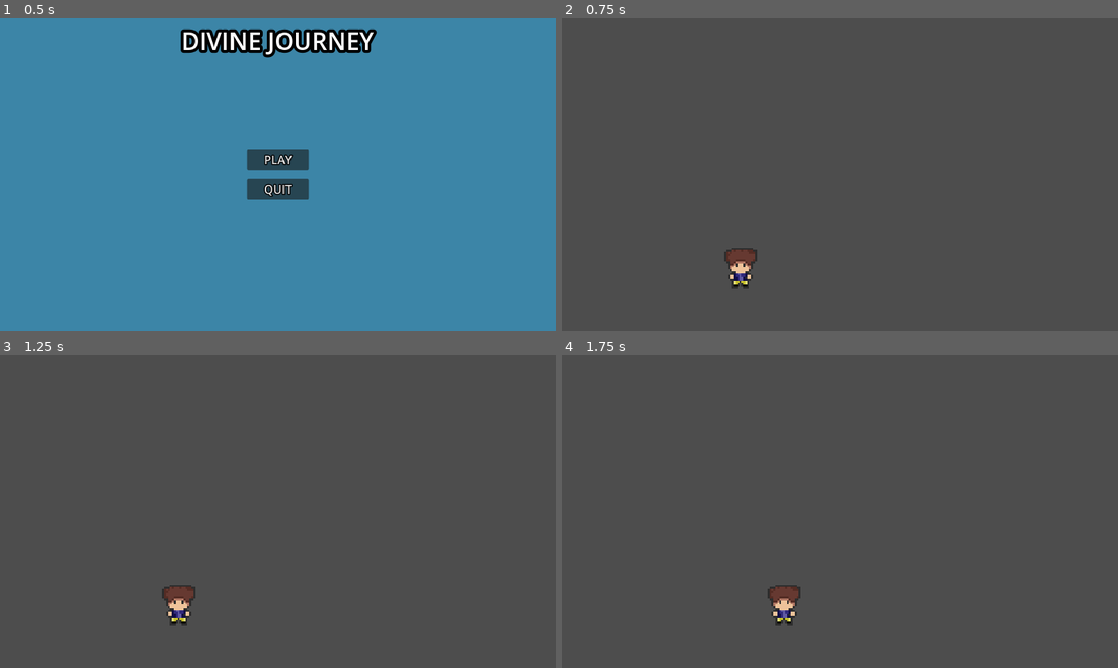
Above: before the commit, frames 1-4 (two rows, left to right).
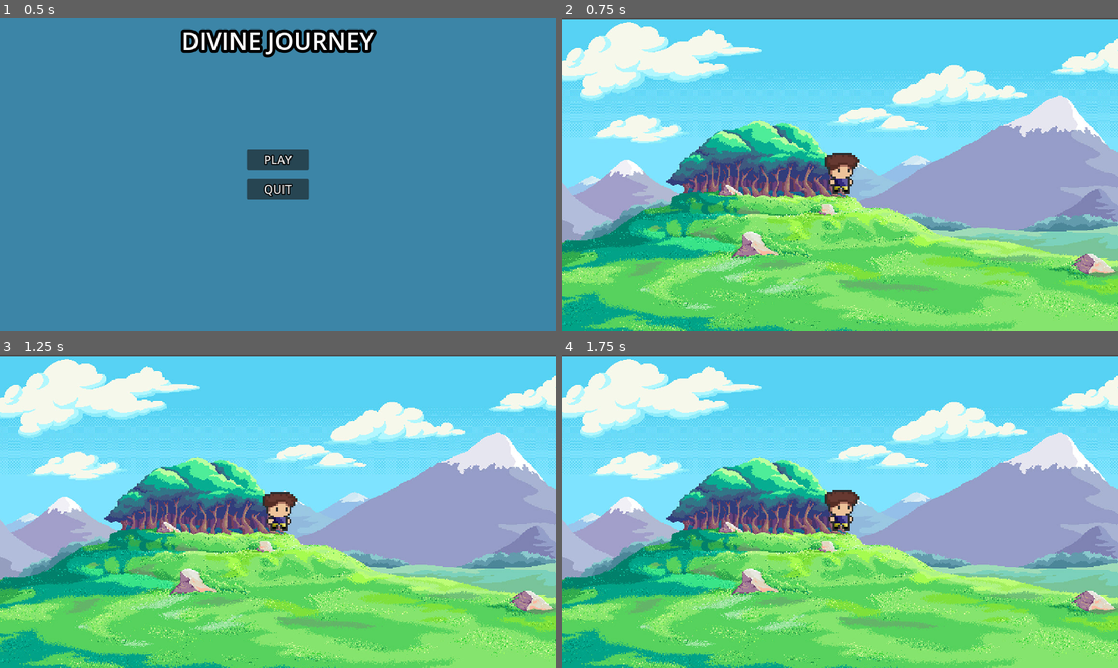
Above: after the commit, the same moments.

Repository: JoanMaceo02/Divine-Journey
Game: Godot game, scene res://Scenes/main_menu.tscn
The game is run twice, just before and just after one commit, with the same random seed, the same clock (stepped at 60 frames per second) and the same inputs.
Inputs:
- Up to frame 1 (0.5 s): no input
- Up to frame 2 (0.75 s): click "PLAY" at 0.5 s
- Up to frame 3 (1.25 s): no input
- Up to frame 4 (1.75 s): hold Right (ui_right) from 1.28 s (still down)

Frame 1 is identical in both runs. In frame 2, 100% of the frame differs, in the area x 0-100%, y 0-100%; in frame 3, 100%; in frame 4, 100%.

Commit message:
Commit de las animaciones de movimiento
Este commit tiene la base del movimiento del jugador y una cámara básica

Diff:
--- a/Scenes/mainScene.tscn
+++ b/Scenes/mainScene.tscn
@@ -1,7 +1,14 @@
-[gd_scene load_steps=2 format=3 uid="uid://cgqgg6t4ox8pe"]
+[gd_scene load_steps=3 format=3 uid="uid://cgqgg6t4ox8pe"]
 
 [ext_resource type="PackedScene" uid="uid://be2yfq5ii3qsm" path="res://Scenes/player.tscn" id="1_dnvml"]
+[ext_resource type="Texture2D" uid="uid://cskqjcyjlimwl" path="res://Assets/01073865290819.5d61d475f0072.jpg" id="2_2yi2q"]
 
 [node name="World" type="Node2D"]
 
 [node name="Player" parent="." instance=ExtResource("1_dnvml")]
+z_index = 1
+position = Vector2(584, 320)
+
+[node name="01073865290819_5d61d475f0072" type="Sprite2D" parent="."]
+position = Vector2(600, 328)
+texture = ExtResource("2_2yi2q")
--- a/Scenes/player.tscn
+++ b/Scenes/player.tscn
@@ -1,10 +1,34 @@
-[gd_scene load_steps=24 format=3 uid="uid://be2yfq5ii3qsm"]
+[gd_scene load_steps=64 format=3 uid="uid://be2yfq5ii3qsm"]
 
 [ext_resource type="Texture2D" uid="uid://c220mq3lup200" path="res://Assets/Player/Player Front Idle/Player Front Idle.png" id="1_5h5u5"]
 [ext_resource type="Script" path="res://Scripts/player.gd" id="1_ttxdg"]
 [ext_resource type="Texture2D" uid="uid://cax1vxolfyofd" path="res://Assets/Player/Player Back Idle/Player Back Idle.png" id="2_rsmus"]
+[ext_resource type="Texture2D" uid="uid://dmr87nkchgj5d" path="res://Assets/Player/Player Back Punch/Player Back Punch.png" id="2_ssmj1"]
 [ext_resource type="Texture2D" uid="uid://dso6hknken6wl" path="res://Assets/Player/Player Left Idle/Player Left Idle.png" id="4_obqo0"]
+[ext_resource type="Texture2D" uid="uid://cnn77vodarwn0" path="res://Assets/Player/Player Back Walk/Player Back Walk.png" id="4_y001j"]
+[ext_resource type="Texture2D" uid="uid://ce21w14g8g3w5" path="res://Assets/Player/Player Front Punch/Player Front Punch.png" id="5_aols8"]
 [ext_resource type="Texture2D" uid="uid://mprb8s0tt20o" path="res://Assets/Player/Player Right Idle/Right Idle Player.png" id="5_hrlpx"]
+[ext_resource type="Texture2D" uid="uid://bhw0ovxb1o53r" path="res://Assets/Player/Player Front Walk/Player Front Walk.png" id="7_hp25u"]
+[ext_resource type="Texture2D" uid="uid://c3c64opljqiv3" path="res://Assets/Player/Player Left Punch/Player Left Punch.png" id="8_ees6c"]
+[ext_resource type="Texture2D" uid="uid://bk485qm5gbd34" path="res://Assets/Player/Player Left Walk/Player Left Walk.png" id="10_ok68e"]
+[ext_resource type="Texture2D" uid="uid://dlveg4f7fw2b0" path="res://Assets/Player/Player Right Punch/Player Right Punch.png" id="11_vhovg"]
+[ext_resource type="Texture2D" uid="uid://ba0hv3s5wvqvw" path="res://Assets/Player/Player Right Walk/Player Right Walk.png" id="13_bob6y"]
+
+[sub_resource type="AtlasTexture" id="AtlasTexture_3l2rb"]
+atlas = ExtResource("2_ssmj1")
+region = Rect2(0, 0, 128, 128)
+
+[sub_resource type="AtlasTexture" id="AtlasTexture_al0yi"]
+atlas = ExtResource("2_ssmj1")
+region = Rect2(128, 0, 128, 128)
+
+[sub_resource type="AtlasTexture" id="AtlasTexture_xxklv"]
+atlas = ExtResource("2_ssmj1")
+region = Rect2(256, 0, 128, 128)
+
+[sub_resource type="AtlasTexture" id="AtlasTexture_w4jh5"]
+atlas = ExtResource("2_ssmj1")
+region = Rect2(384, 0, 128, 128)
 
 [sub_resource type="AtlasTexture" id="AtlasTexture_xg3iv"]
 atlas = ExtResource("2_rsmus")
@@ -22,6 +46,38 @@
 atlas = ExtResource("2_rsmus")
 region = Rect2(384, 0, 128, 128)
 
+[sub_resource type="AtlasTexture" id="AtlasTexture_6f2r3"]
+atlas = ExtResource("4_y001j")
+region = Rect2(0, 0, 128, 128)
+
+[sub_resource type="AtlasTexture" id="AtlasTexture_516ef"]
+atlas = ExtResource("4_y001j")
+region = Rect2(128, 0, 128, 128)
+
+[sub_resource type="AtlasTexture" id="AtlasTexture_vjh7c"]
+atlas = ExtResource("4_y001j")
+region = Rect2(256, 0, 128, 128)
+
+[sub_resource type="AtlasTexture" id="AtlasTexture_ur6a6"]
+atlas = ExtResource("4_y001j")
+region = Rect2(384, 0, 128, 128)
+
+[sub_resource type="AtlasTexture" id="AtlasTexture_ihqme"]
+atlas = ExtResource("5_aols8")
+region = Rect2(0, 0, 128, 128)
+
+[sub_resource type="AtlasTexture" id="AtlasTexture_60smg"]
+atlas = ExtResource("5_aols8")
+region = Rect2(128, 0, 128, 128)
+
+[sub_resource type="AtlasTexture" id="AtlasTexture_ab05e"]
+atlas = ExtResource("5_aols8")
+region = Rect2(256, 0, 128, 128)
+
+[sub_resource type="AtlasTexture" id="AtlasTexture_tublv"]
+atlas = ExtResource("5_aols8")
+region = Rect2(384, 0, 128, 128)
+
 [sub_resource type="AtlasTexture" id="AtlasTexture_g1l1d"]
 atlas = ExtResource("1_5h5u5")
 region = Rect2(0, 0, 128, 128)
@@ -38,20 +94,84 @@
 atlas = ExtResource("1_5h5u5")
 region = Rect2(384, 0, 128, 128)
 
-[sub_resource type="AtlasTexture" id="AtlasTexture_f7lam"]
+[sub_resource type="AtlasTexture" id="AtlasTexture_ta7yo"]
+atlas = ExtResource("7_hp25u")
+region = Rect2(0, 0, 128, 128)
+
+[sub_resource type="AtlasTexture" id="AtlasTexture_45men"]
+atlas = ExtResource("7_hp25u")
+region = Rect2(128, 0, 128, 128)
+
+[sub_resource type="AtlasTexture" id="AtlasTexture_28c0q"]
+atlas = ExtResource("7_hp25u")
+region = Rect2(256, 0, 128, 128)
+
+[sub_resource type="AtlasTexture" id="AtlasTexture_mfedn"]
+atlas = ExtResource("7_hp25u")
+region = Rect2(384, 0, 128, 128)
+
+[sub_resource type="AtlasTexture" id="AtlasTexture_o86bf"]
+atlas = ExtResource("8_ees6c")
+region = Rect2(0, 0, 128, 128)
+
+[sub_resource type="AtlasTexture" id="AtlasTexture_2bm6q"]
+atlas = ExtResource("8_ees6c")
+region = Rect2(128, 0, 128, 128)
+
+[sub_resource type="AtlasTexture" id="AtlasTexture_34a7x"]
+atlas = ExtResource("8_ees6c")
+region = Rect2(256, 0, 128, 128)
+
+[sub_resource type="AtlasTexture" id="AtlasTexture_7fw6a"]
+atlas = ExtResource("8_ees6c")
+region = Rect2(384, 0, 128, 128)
+
+[sub_resource type="AtlasTexture" id="AtlasTexture_gpkci"]
 atlas = ExtResource("4_obqo0")
 region = Rect2(0, 0, 128, 128)
 
-[sub_resource type="AtlasTexture" id="AtlasTexture_yu5th"]
+[sub_resource type="AtlasTexture" id="AtlasTexture_h8gtp"]
 atlas = ExtResource("4_obqo0")
 region = Rect2(128, 0, 128, 128)
 
-[sub_resource type="AtlasTexture" id="AtlasTexture_t3xgp"]
+[sub_resource type="AtlasTexture" id="AtlasTexture_gwws1"]
 atlas = ExtResource("4_obqo0")
 region = Rect2(256, 0, 128, 128)
 
-[sub_resource type="AtlasTexture" id="AtlasTexture_af7yy"]
+[sub_resource type="AtlasTexture" id="AtlasTexture_8rvck"]
 atlas = ExtResource("4_obqo0")
+region = Rect2(384, 0, 128, 128)
+
+[sub_resource type="AtlasTexture" id="AtlasTexture_1d705"]
+atlas = ExtResource("10_ok68e")
+region = Rect2(0, 0, 128, 128)
+
+[sub_resource type="AtlasTexture" id="AtlasTexture_4xu20"]
+atlas = ExtResource("10_ok68e")
+region = Rect2(128, 0, 128, 128)
+
+[sub_resource type="AtlasTexture" id="AtlasTexture_6nm5h"]
+atlas = ExtResource("10_ok68e")
+region = Rect2(256, 0, 128, 128)
+
+[sub_resource type="AtlasTexture" id="AtlasTexture_cf5gb"]
+atlas = ExtResource("10_ok68e")
+region = Rect2(384, 0, 128, 128)
+
+[sub_resource type="AtlasTexture" id="AtlasTexture_vjrek"]
+atlas = ExtResource("11_vhovg")
+region = Rect2(0, 0, 128, 128)
+
+[sub_resource type="AtlasTexture" id="AtlasTexture_qopre"]
+atlas = ExtResource("11_vhovg")
+region = Rect2(128, 0, 128, 128)
+
+[sub_resource type="AtlasTexture" id="AtlasTexture_21qe2"]
+atlas = ExtResource("11_vhovg")
+region = Rect2(256, 0, 128, 128)
+
+[sub_resource type="AtlasTexture" id="AtlasTexture_hehyy"]
+atlas = ExtResource("11_vhovg")
 region = Rect2(384, 0, 128, 128)
 
 [sub_resource type="AtlasTexture" id="AtlasTexture_hjdui"]
@@ -70,10 +190,43 @@
 atlas = ExtResource("5_hrlpx")
 region = Rect2(384, 0, 128, 128)
 
+[sub_resource type="AtlasTexture" id="AtlasTexture_44lvp"]
+atlas = ExtResource("13_bob6y")
+region = Rect2(0, 0, 128, 128)
+
+[sub_resource type="AtlasTexture" id="AtlasTexture_sxbjb"]
+atlas = ExtResource("13_bob6y")
+region = Rect2(128, 0, 128, 128)
+
+[sub_resource type="AtlasTexture" id="AtlasTexture_h3vqa"]
+atlas = ExtResource("13_bob6y")
+region = Rect2(256, 0, 128, 128)
+
+[sub_resource type="AtlasTexture" id="AtlasTexture_818ev"]
+atlas = ExtResource("13_bob6y")
+region = Rect2(384, 0, 128, 128)
+
 [sub_resource type="SpriteFrames" id="SpriteFrames_ymumt"]
 animations = [{
 "frames": [{
 "duration": 1.0,
+"texture": SubResource("AtlasTexture_3l2rb")
+}, {
+"duration": 1.0,
+"texture": SubResource("AtlasTexture_al0yi")
+}, {
+"duration": 1.0,
+"texture": SubResource("AtlasTexture_xxklv")
+}, {
+"duration": 1.0,
+"texture": SubResource("AtlasTexture_w4jh5")
+}],
+"loop": true,
+"name": &"back_basic_attack",
+"speed": 4.0
+}, {
+"frames": [{
+"duration": 1.0,
 "texture": SubResource("AtlasTexture_xg3iv")
 }, {
 "duration": 1.0,
@@ -91,6 +244,40 @@
 }, {
 "frames": [{
 "duration": 1.0,
+"texture": SubResource("AtlasTexture_6f2r3")
+}, {
+"duration": 1.0,
+"texture": SubResource("AtlasTexture_516ef")
+}, {
+"duration": 1.0,
+"texture": SubResource("AtlasTexture_vjh7c")
+}, {
+"duration": 1.0,
+"texture": SubResource("AtlasTexture_ur6a6")
+}],
+"loop": true,
+"name": &"back_walk",
+"speed": 4.0
+}, {
+"frames": [{
+"duration": 1.0,
+"texture": SubResource("AtlasTexture_ihqme")
+}, {
+"duration": 1.0,
+"texture": SubResource("AtlasTexture_60smg")
+}, {
+"duration": 1.0,
+"texture": SubResource("AtlasTexture_ab05e")
+}, {
+"duration": 1.0,
+"texture": SubResource("AtlasTexture_tublv")
+}],
+"loop": true,
+"name": &"front_basic_attack",
+"speed": 4.0
+}, {
+"frames": [{
+"duration": 1.0,
 "texture": SubResource("AtlasTexture_g1l1d")
 }, {
 "duration": 1.0,
@@ -108,16 +295,50 @@
 }, {
 "frames": [{
 "duration": 1.0,
-"texture": SubResource("AtlasTexture_f7lam")
-}, {
-"duration": 1.0,
-"texture": SubResource("AtlasTexture_yu5th")
-}, {
-"duration": 1.0,
-"texture": SubResource("AtlasTexture_t3xgp")
-}, {
-"duration": 1.0,
-"texture": SubResource("AtlasTexture_af7yy")
+"texture": SubResource("AtlasTexture_ta7yo")
+}, {
+"duration": 1.0,
+"texture": SubResource("AtlasTexture_45men")
+}, {
+"duration": 1.0,
+"texture": SubResource("AtlasTexture_28c0q")
+}, {
+"duration": 1.0,
+"texture": SubResource("AtlasTexture_mfedn")
+}],
+"loop": true,
+"name": &"front_walk",
+"speed": 4.0
+}, {
+"frames": [{
+"duration": 1.0,
+"texture": SubResource("AtlasTexture_o86bf")
+}, {
+"duration": 1.0,
+"texture": SubResource("AtlasTexture_2bm6q")
+}, {
+"duration": 1.0,
+"texture": SubResource("AtlasTexture_34a7x")
+}, {
+"duration": 1.0,
+"texture": SubResource("AtlasTexture_7fw6a")
+}],
+"loop": true,
+"name": &"left_basic_attack",
+"speed": 4.0
+}, {
+"frames": [{
+"duration": 1.0,
+"texture": SubResource("AtlasTexture_gpkci")
+}, {
+"duration": 1.0,
+"texture": SubResource("AtlasTexture_h8gtp")
+}, {
+"duration": 1.0,
+"texture": SubResource("AtlasTexture_gwws1")
+}, {
+"duration": 1.0,
+"texture": SubResource("AtlasTexture_8rvck")
 }],
 "loop": true,
 "name": &"left_idle",
@@ -125,6 +346,40 @@
 }, {
 "frames": [{
 "duration": 1.0,
+"texture": SubResource("AtlasTexture_1d705")
+}, {
+"duration": 1.0,
+"texture": SubResource("AtlasTexture_4xu20")
+}, {
+"duration": 1.0,
+"texture": SubResource("AtlasTexture_6nm5h")
+}, {
+"duration": 1.0,
+"texture": SubResource("AtlasTexture_cf5gb")
+}],
+"loop": true,
+"name": &"left_walk",
+"speed": 4.0
+}, {
+"frames": [{
+"duration": 1.0,
+"texture": SubResource("AtlasTexture_vjrek")
+}, {
+"duration": 1.0,
+"texture": SubResource("AtlasTexture_qopre")
+}, {
+"duration": 1.0,
+"texture": SubResource("AtlasTexture_21qe2")
+}, {
+"duration": 1.0,
+"texture": SubResource("AtlasTexture_hehyy")
+}],
+"loop": true,
+"name": &"right_basic_attack",
+"speed": 4.0
+}, {
+"frames": [{
+"duration": 1.0,
 "texture": SubResource("AtlasTexture_hjdui")
 }, {
 "duration": 1.0,
@@ -138,6 +393,23 @@
 }],
 "loop": true,
 "name": &"right_idle",
+"speed": 4.0
+}, {
+"frames": [{
+"duration": 1.0,
+"texture": SubResource("AtlasTexture_44lvp")
+}, {
+"duration": 1.0,
+"texture": SubResource("AtlasTexture_sxbjb")
+}, {
+"duration": 1.0,
+"texture": SubResource("AtlasTexture_h3vqa")
+}, {
+"duration": 1.0,
+"texture": SubResource("AtlasTexture_818ev")
+}],
+"loop": true,
+"name": &"right_walk",
 "speed": 4.0
 }]
 
@@ -149,11 +421,11 @@
 
 [node name="Sprite2D" type="AnimatedSprite2D" parent="."]
 texture_filter = 1
-position = Vector2(376, 536)
+position = Vector2(8, 16)
 sprite_frames = SubResource("SpriteFrames_ymumt")
-animation = &"front_idle"
-frame_progress = 0.426144
+animation = &"left_basic_attack"
 
 [node name="CollisionShape2D" type="CollisionShape2D" parent="."]
-position = Vector2(368, 520)
 shape = SubResource("RectangleShape2D_fr4sk")
+
+[node name="Camera2D" type="Camera2D" parent="."]
--- a/Scripts/player.gd
+++ b/Scripts/player.gd
@@ -1,8 +1,13 @@
 extends CharacterBody2D
 
-@export var speed = 200
+@export var speed = 300
+var current_dir = "none"
 
 var input = Vector2.ZERO
+
+
+func _ready():
+	$Sprite2D.play("right_idle")
 
 func _physics_process(delta):
 	player_movement(delta)
@@ -10,14 +15,16 @@
 
 func get_input():
 	# -1 is left 1 is right
-	input.x = int(Input.is_action_pressed("ui_right")) - int(Input.is_action_pressed("ui_left"))
+	input.x = int(Input.is_action_pressed("move_right")) - int(Input.is_action_pressed("move_left"))
 	# -1 is up 1 is down
-	input.y = int(Input.is_action_pressed("ui_down")) - int(Input.is_action_pressed("ui_up"))
+	input.y = int(Input.is_action_pressed("move_down")) - int(Input.is_action_pressed("move_up"))
+	# Normalizar el input para que al apretar dos botones a la vez no vaya más rápido
 	return input.normalized()
 
 
 func player_movement(delta):
 	input = get_input()
+	play_animation(input)
 
 	if input == Vector2.ZERO:
 		velocity = Vector2.ZERO
@@ -26,3 +33,31 @@
 		velocity = input * speed
 
 	move_and_slide()
+
+
+func play_animation(movement):
+	var anim = $Sprite2D
+	if movement.x > 0:
+		current_dir = "right"
+		anim.play("right_walk")
+	elif movement.x < 0:
+		current_dir = "left"
+		anim.play("left_walk")
+	elif movement.y < 0:
+		current_dir = "up"
+		anim.play("back_walk")
+	elif movement.y > 0:
+		current_dir = "down"
+		anim.play("front_walk")
+
+	# Match es como un switch
+	else:
+		match current_dir:
+			"right":
+				anim.play("right_idle")
+			"left":
+				anim.play("left_idle")
+			"up":
+				anim.play("back_idle")
+			"down":
+				anim.play("front_idle")
--- a/project.godot
+++ b/project.godot
@@ -19,6 +19,29 @@
 
 window/stretch/mode="canvas_items"
 
+[input]
+
+move_left={
+"deadzone": 0.5,
+"events": [Object(InputEventKey,"resource_local_to_scene":false,"resource_name":"","device":-1,"window_id":0,"alt_pressed":false,"shift_pressed":false,"ctrl_pressed":false,"meta_pressed":false,"pressed":false,"keycode":0,"physical_keycode":65,"key_label":0,"unicode":97,"echo":false,"script":null)
+]
+}
+move_right={
+"deadzone": 0.5,
+"events": [Object(InputEventKey,"resource_local_to_scene":false,"resource_name":"","device":-1,"window_id":0,"alt_pressed":false,"shift_pressed":false,"ctrl_pressed":false,"meta_pressed":false,"pressed":false,"keycode":0,"physical_keycode":68,"key_label":0,"unicode":100,"echo":false,"script":null)
+]
+}
+move_up={
+"deadzone": 0.5,
+"events": [Object(InputEventKey,"resource_local_to_scene":false,"resource_name":"","device":-1,"window_id":0,"alt_pressed":false,"shift_pressed":false,"ctrl_pressed":false,"meta_pressed":false,"pressed":false,"keycode":0,"physical_keycode":87,"key_label":0,"unicode":119,"echo":false,"script":null)
+]
+}
+move_down={
+"deadzone": 0.5,
+"events": [Object(InputEventKey,"resource_local_to_scene":false,"resource_name":"","device":-1,"window_id":0,"alt_pressed":false,"shift_pressed":false,"ctrl_pressed":false,"meta_pressed":false,"pressed":false,"keycode":0,"physical_keycode":83,"key_label":0,"unicode":115,"echo":false,"script":null)
+]
+}
+
 [rendering]
 
 textures/canvas_textures/default_texture_filter=0
Binary file added: Assets/01073865290819.5d61d475f0072.jpg
Not shown, added: Assets/01073865290819.5d61d475f0072.jpg.import
